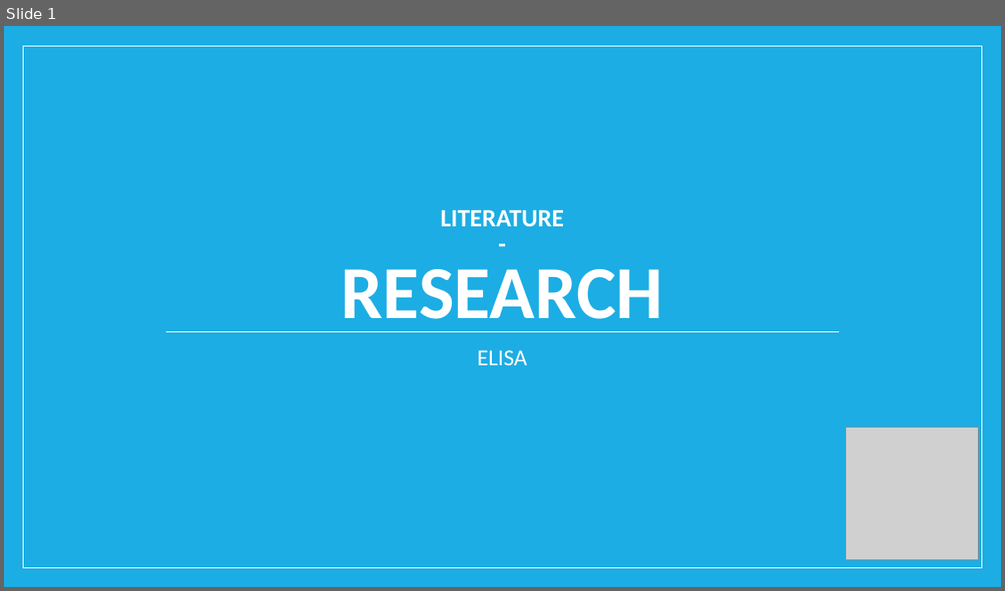
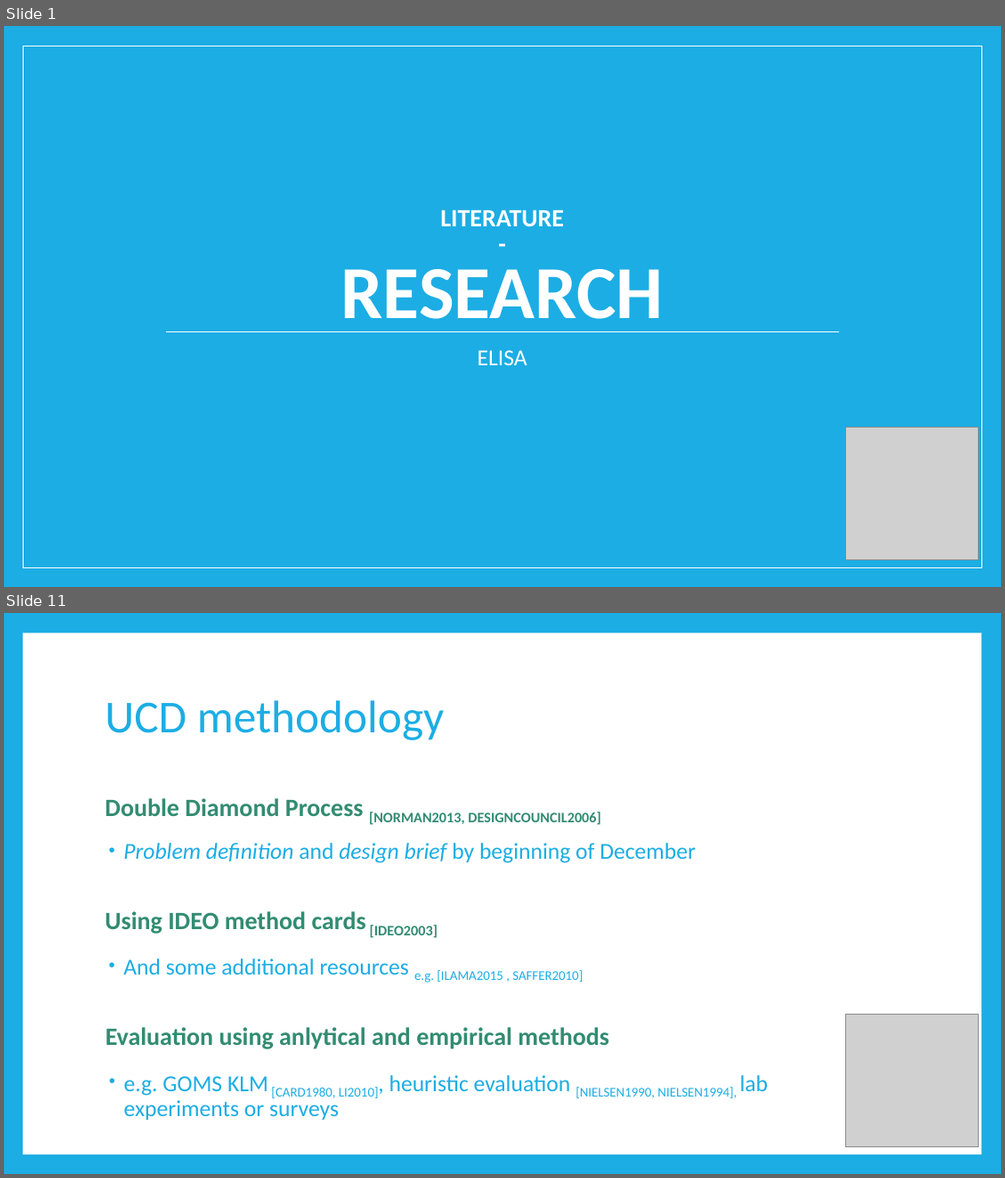
Before and after one commit to riedmaph/einkaufsliste, a slide deck: usabilityEngineering/A1/literatureResearch.pptx. Shown one above the other, each under a label of ours: slide 1 before the commit, slides 1 and 11 after it; the slides between them are not shown. The pictures are 1005x591 and 1005x1178 pixels, drawn with LibreOffice and Linux fonts; fonts in the diff are those of the drawing; grey boxes stand for pictures. Boxes give left, top, right and bottom in pixels: in the first picture for what was removed or moved away, otherwise in the second. Text is boxed around its words. In the diff, an @@ line names an element or a change of style, - is before the commit and + after.

```diff
--- a/usabilityEngineering/A1/literatureResearch.pptx
+++ b/usabilityEngineering/A1/literatureResearch.pptx
@@ slide 11 added at (4,613,1001,1174), background #1CADE4 @@
@@ rectangle added at (23,633,981,1154), fill #FFFFFF @@
@@ title added at (105,700,445,740), 44 pt, text #1CADE4 @@
+UCD methodology
@@ text added at (105,798,600,825), 24 pt, text #328B71, bold @@
+Double Diamond Process [NORMAN2013, DESIGNCOUNCIL2006]
@@ text added at (123,843,696,863), 22 pt, text #1CADE4, italic @@
+• Problem definition and design brief by beginning of December
@@ text added at (105,911,437,938), 24 pt, text #328B71, bold @@
+Using IDEO method cards [IDEO2003]
@@ text added at (123,958,582,982), 22 pt, text #1CADE4 @@
+• And some additional resources e.g. [ILAMA2015 , SAFFER2010]
@@ text added at (105,1027,609,1049), 24 pt, text #328B71, bold @@
+Evaluation using anlytical and empirical methods
@@ picture added at (846,1013,979,1146) @@
@@ text added at (124,1075,769,1119), 22 pt, text #1CADE4 @@
+• e.g. GOMS KLM [CARD1980, LI2010], heuristic evaluation [NIELSEN1990, NIELSEN1994], lab experiments or surveys
```
Also in this commit, not shown: 10 other slides added, 2 slides removed.
